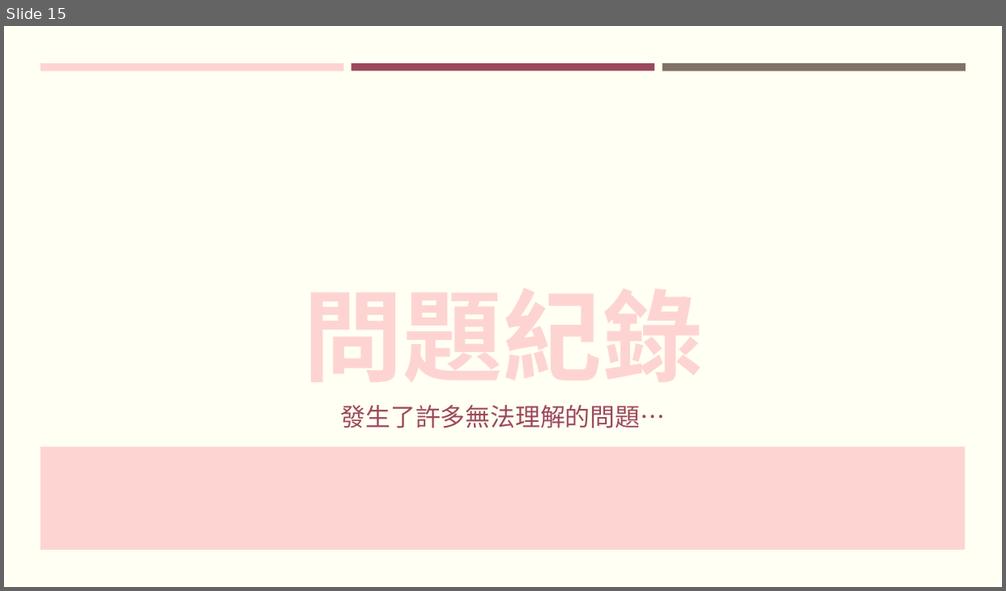
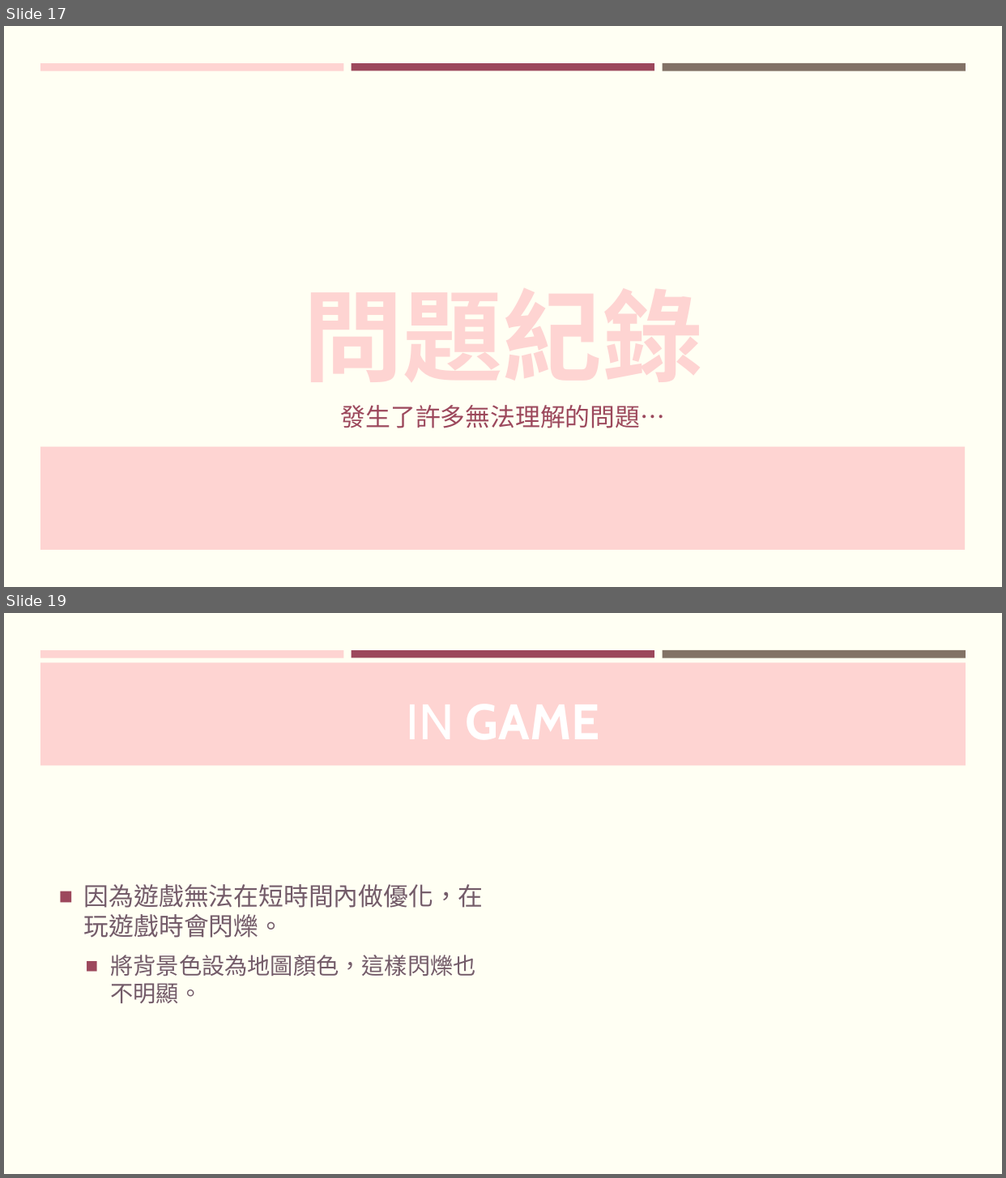
Before and after one commit to FalconLee1011/Java-Final, a slide deck: PPT/JAVA Final project.pptx. Shown one above the other, each under a label of ours: slide 15 before the commit, slides 17 and 19 after it; the slides between them are not shown. The pictures are 1006x591 and 1006x1178 pixels, drawn with LibreOffice and Linux fonts; fonts in the diff are those of the drawing. Boxes give left, top, right and bottom in pixels: in the first picture for what was removed or moved away, otherwise in the second. Text is boxed around its words. In the diff, an @@ line names an element or a change of style, - is before the commit and + after.

```diff
--- a/PPT/JAVA Final project.pptx
+++ b/PPT/JAVA Final project.pptx
@@ slide 19 added at bbox=[4, 613, 1002, 1174], background #FFFFF3; not listed: 3 template elements that a slide beside it also shows @@
@@ rectangle added at bbox=[40, 662, 966, 766], fill #FED4D2 @@
@@ text added at bbox=[84, 884, 484, 1003], 24 pt, text #735B69 @@
+■ 因為遊戲無法在短時間內做優化，在玩遊戲時會閃爍。
+  ■ 將背景色設為地圖顏色，這樣閃爍也不明顯。
@@ what was slide 15 is now slide 17 @@
```
Also in this commit, not shown: 5 slides changed, 5 other slides added, 1 other file.
